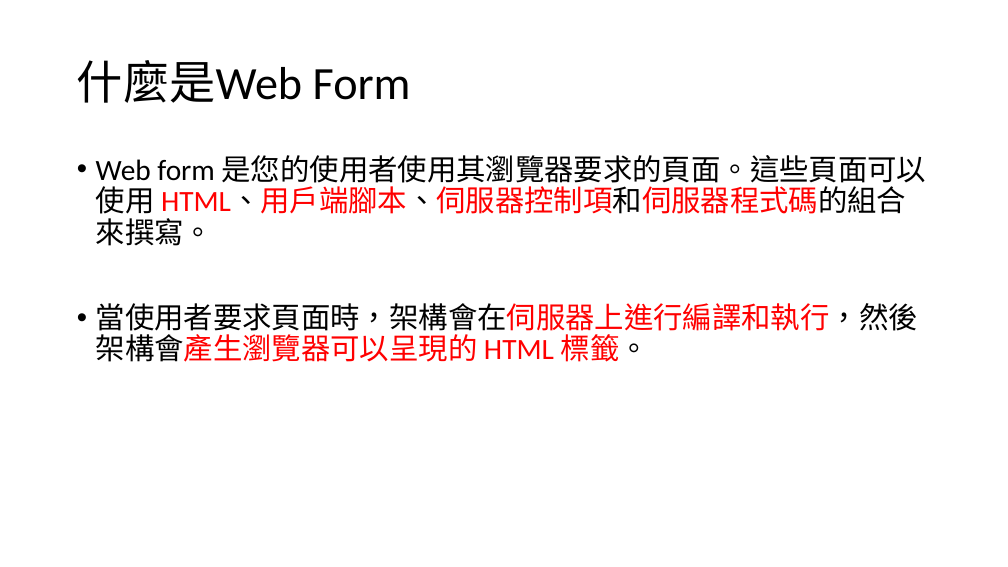
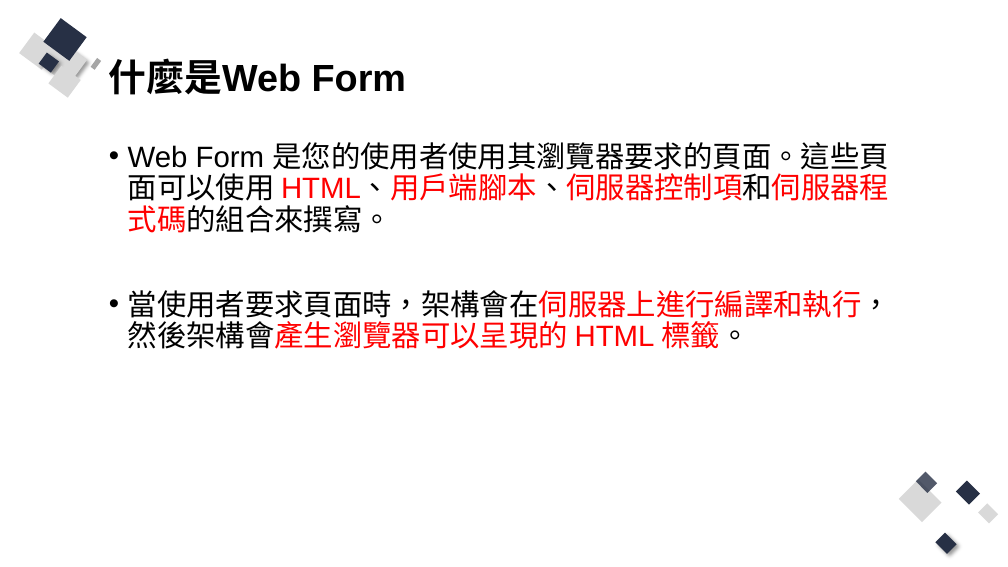
Before and after one commit to Q81JIAXIONG/-, a slide deck: slide 4 of 投影片/2.asp.net webform 框架.pptx. Drawn at 1008x567 pixels with LibreOffice and Linux fonts; fonts in the diff are those of the drawing. Boxes give left, top, right and bottom in pixels: in the first picture for what was removed or moved away, otherwise in the second. Text is boxed around its words. In the diff, an @@ line names an element or a change of style, - is before the commit and + after.

```diff
--- a/投影片/2.asp.net webform 框架.pptx
+++ b/投影片/2.asp.net webform 框架.pptx
@@ title "什麼是Web Form" moved from (x1=77, y1=60, x2=411, y2=103) to (x1=109, y1=58, x2=406, y2=95) @@
@@ title "什麼是Web Form" at (x1=109, y1=58, x2=406, y2=95): size 44 to 36 pt, font Calibri to Arial, bold on @@
@@ group added at (x1=20, y1=18, x2=102, y2=97): 8 rectangles @@
@@ text "Web Form 是您的使用者使用其瀏覽器要求的頁面。這些頁面可以使用 HTML、用戶端腳本、伺服器控制項和伺服器程式碼 ..." moved from (x1=96, y1=155, x2=927, y2=362) to (x1=128, y1=142, x2=891, y2=349) @@
@@ text at (x1=128, y1=142, x2=889, y2=233): text changed; font Calibri to Arial @@
-• Web form 是您的使用者使用其瀏覽器要求的頁面。這些頁面可以使用 HTML、用戶端腳本、伺服器控制項和伺服器程式碼的組合來撰寫。
+• Web Form 是您的使用者使用其瀏覽器要求的頁面。這些頁面可以使用 HTML、用戶端腳本、伺服器控制項和伺服器程式碼的組合來撰寫。
@@ text at (x1=128, y1=290, x2=891, y2=349): font Calibri to Arial in "當使用者要求頁面時，架構會在伺服器上進行編譯和執行，然後架構會產生瀏覽器可以呈現的 HTML 標籤。" @@
@@ group added at (x1=899, y1=472, x2=999, y2=554): 5 rectangles @@
```
Also in this commit, not shown: 7 other slides changed, 33 slides added, 20 slides removed, 23 other files.
